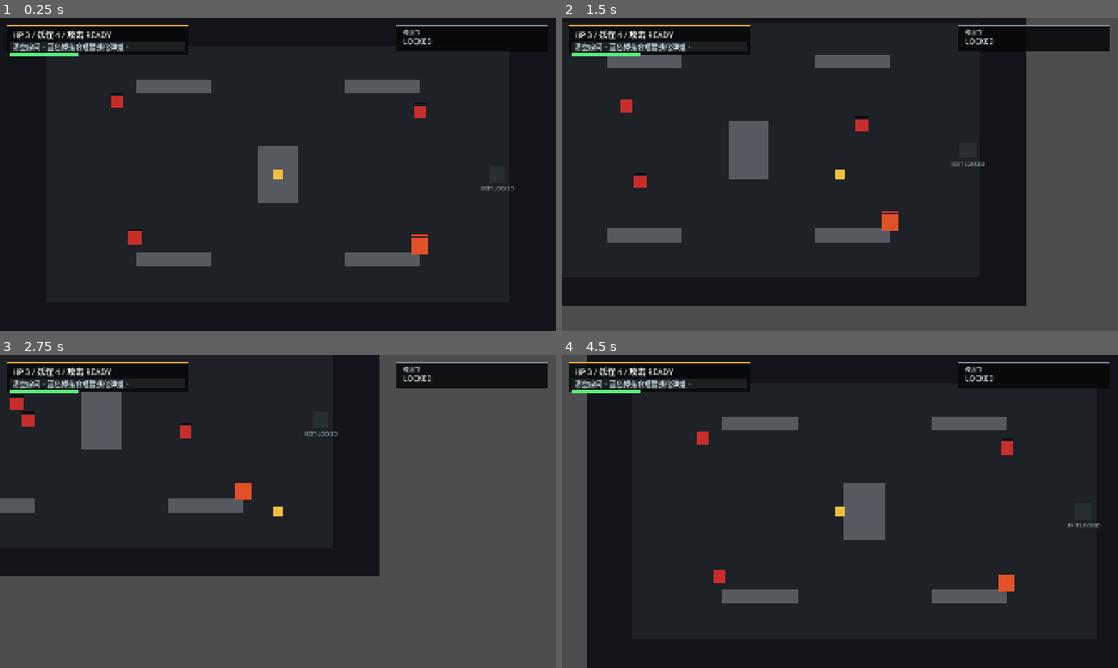
Above: before the commit, frames 1-4 (two rows, left to right).
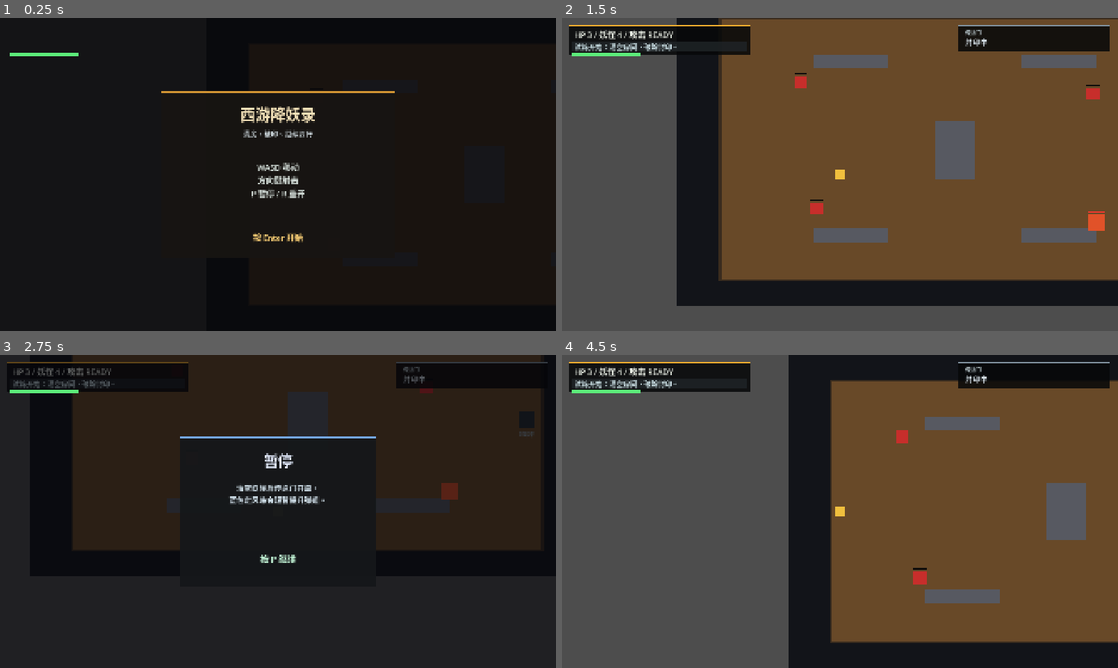
Above: after the commit, the same moments.

Repository: 1021333Liu/Game-Vibe-GoDot
Game: Godot game, scene res://scenes/main.tscn
The game is run twice, just before and just after one commit, with the same random seed, the same clock (stepped at 60 frames per second) and the same inputs.
Inputs:
- Up to frame 1 (0.25 s): no input
- Up to frame 2 (1.5 s): tap Enter at 0.5, 0.6 s; hold D (move_right) 0.53-1.28 s; tap P at 0.8, 1.35 s; hold S (move_down) from 1.28 s (still down)
- Up to frame 3 (2.75 s): tap Enter at 1.55, 2.1 s; release S (move_down) at 2.03 s; hold D (move_right) from 2.03 s (still down); tap P at 2.3 s
- Up to frame 4 (4.5 s): release D (move_right) at 2.78 s; hold W (move_up) 2.78-3.53 s; tap P at 2.85, 3.8 s; tap Enter at 3.05, 4.35 s; hold R 3.53-4.28 s; hold A (move_left) from 3.53 s (still down); tap Space at 4.25 s

The runs differ from the first frame. In frame 1, 8.4% of the frame differs, in the area x 1-99%, y 2-91%; in frame 2, 73%; in frame 3, 57%; in frame 4, 75%, in the area x 2-100%, y 0-100%.
Error before the commit: Cannot call method 'get_nodes_in_group' on a null value. (res://scripts/main.gd:322)
Error after the commit: Cannot call method 'get_nodes_in_group' on a null value. (res://scripts/main.gd:336)

Commit message:
Add Godot room flow and menu overlays

Diff:
--- a/scenes/main.tscn
+++ b/scenes/main.tscn
@@ -45,7 +45,7 @@
 offset_bottom = 90.0
 theme_override_colors/font_color = Color(0.55, 0.62, 0.66, 1)
 theme_override_font_sizes/font_size = 18
-text = "EXIT LOCKED"
+text = "封印中"
 horizontal_alignment = 1
 
 [node name="Player" type="CharacterBody2D" parent="." unique_id=230813088]
@@ -136,3 +136,108 @@
 theme_override_colors/font_color = Color(0.83, 0.87, 0.9, 1)
 theme_override_font_sizes/font_size = 26
 text = "封印中"
+
+[node name="StartOverlay" type="ColorRect" parent="CanvasLayer"]
+offset_right = 1920.0
+offset_bottom = 1080.0
+color = Color(0.03, 0.03, 0.04, 0.82)
+
+[node name="StartPanel" type="ColorRect" parent="CanvasLayer/StartOverlay"]
+offset_left = 560.0
+offset_top = 250.0
+offset_right = 1360.0
+offset_bottom = 830.0
+color = Color(0.09, 0.08, 0.07, 0.94)
+
+[node name="StartPanelAccent" type="ColorRect" parent="CanvasLayer/StartOverlay/StartPanel"]
+offset_right = 800.0
+offset_bottom = 8.0
+color = Color(0.82, 0.58, 0.2, 1)
+
+[node name="StartTitle" type="Label" parent="CanvasLayer/StartOverlay/StartPanel"]
+offset_left = 52.0
+offset_top = 42.0
+offset_right = 748.0
+offset_bottom = 112.0
+theme_override_colors/font_color = Color(0.95, 0.88, 0.72, 1)
+theme_override_font_sizes/font_size = 52
+text = "西游降妖录"
+horizontal_alignment = 1
+
+[node name="StartSubtitle" type="Label" parent="CanvasLayer/StartOverlay/StartPanel"]
+offset_left = 74.0
+offset_top = 132.0
+offset_right = 726.0
+offset_bottom = 194.0
+theme_override_colors/font_color = Color(0.78, 0.82, 0.84, 1)
+theme_override_font_sizes/font_size = 24
+text = "清房、破印、继续西行"
+horizontal_alignment = 1
+
+[node name="StartControls" type="Label" parent="CanvasLayer/StartOverlay/StartPanel"]
+offset_left = 74.0
+offset_top = 244.0
+offset_right = 726.0
+offset_bottom = 424.0
+theme_override_colors/font_color = Color(0.86, 0.9, 0.88, 1)
+theme_override_font_sizes/font_size = 28
+text = "WASD 移动\n方向键射击\nP 暂停 / R 重开"
+horizontal_alignment = 1
+
+[node name="StartHint" type="Label" parent="CanvasLayer/StartOverlay/StartPanel"]
+offset_left = 74.0
+offset_top = 486.0
+offset_right = 726.0
+offset_bottom = 552.0
+theme_override_colors/font_color = Color(1, 0.83, 0.47, 1)
+theme_override_font_sizes/font_size = 28
+text = "按 Enter 开始"
+horizontal_alignment = 1
+
+[node name="PauseOverlay" type="ColorRect" parent="CanvasLayer"]
+visible = false
+offset_right = 1920.0
+offset_bottom = 1080.0
+color = Color(0.02, 0.02, 0.04, 0.62)
+
+[node name="PausePanel" type="ColorRect" parent="CanvasLayer/PauseOverlay"]
+offset_left = 620.0
+offset_top = 280.0
+offset_right = 1300.0
+offset_bottom = 800.0
+color = Color(0.08, 0.09, 0.1, 0.94)
+
+[node name="PauseAccent" type="ColorRect" parent="CanvasLayer/PauseOverlay/PausePanel"]
+offset_right = 680.0
+offset_bottom = 8.0
+color = Color(0.46, 0.66, 0.92, 1)
+
+[node name="PauseTitle" type="Label" parent="CanvasLayer/PauseOverlay/PausePanel"]
+offset_left = 56.0
+offset_top = 48.0
+offset_right = 624.0
+offset_bottom = 112.0
+theme_override_colors/font_color = Color(0.9, 0.93, 1, 1)
+theme_override_font_sizes/font_size = 50
+text = "暂停"
+horizontal_alignment = 1
+
+[node name="PauseTips" type="Label" parent="CanvasLayer/PauseOverlay/PausePanel"]
+offset_left = 58.0
+offset_top = 158.0
+offset_right = 622.0
+offset_bottom = 370.0
+theme_override_colors/font_color = Color(0.82, 0.88, 0.92, 1)
+theme_override_font_sizes/font_size = 26
+text = "清空妖怪后传送门开启。\n蓝色定风珠会短暂提升弹道。"
+horizontal_alignment = 1
+
+[node name="PauseHint" type="Label" parent="CanvasLayer/PauseOverlay/PausePanel"]
+offset_left = 58.0
+offset_top = 402.0
+offset_right = 622.0
+offset_bottom = 476.0
+theme_override_colors/font_color = Color(0.78, 0.98, 0.86, 1)
+theme_override_font_sizes/font_size = 30
+text = "按 P 继续"
+horizontal_alignment = 1
--- a/scripts/main.gd
+++ b/scripts/main.gd
@@ -29,9 +29,15 @@
 var doors_open := false
 var ended := false
 var room_complete := false
+var run_complete := false
+var current_room_index := 0
+var room_templates: Array[Dictionary] = []
+var started := false
+var paused := false
 var shot_meter_fill: ColorRect
 
 @onready var player: CharacterBody2D = $Player
+@onready var room_border: Node2D = $RoomBorder
 @onready var walls_root: Node2D = $Walls
 @onready var enemies_root: Node2D = $Enemies
 @onready var bullets_root: Node2D = $Bullets
@@ -40,20 +46,29 @@
 @onready var exit_label: Label = $ExitHint/ExitLabel
 @onready var hud_label: Label = $CanvasLayer/HUD
 @onready var objective_label: Label = $CanvasLayer/Objective
+@onready var hud_panel: ColorRect = $CanvasLayer/HUDPanel
+@onready var hud_accent: ColorRect = $CanvasLayer/HUDAccent
+@onready var objective_panel: ColorRect = $CanvasLayer/ObjectivePanel
+@onready var door_status_accent: ColorRect = $CanvasLayer/DoorStatusAccent
+@onready var start_overlay: ColorRect = $CanvasLayer/StartOverlay
+@onready var pause_overlay: ColorRect = $CanvasLayer/PauseOverlay
 
 func _ready() -> void:
 	player.room_min = ROOM_MIN
 	player.room_max = ROOM_MAX
 	player.hurt.connect(_on_player_hurt)
-	_spawn_walls()
-	_spawn_enemies()
+	_draw_room_border()
+	room_templates = _build_room_templates()
 	_spawn_shot_meter()
-	_set_exit_locked()
+	_load_room(0, true)
+	_set_ui_running_state(false)
 	_update_hud()
 
 func _physics_process(delta: float) -> void:
 	if Input.is_key_pressed(KEY_R):
 		get_tree().reload_current_scene()
+	if not started or paused:
+		return
 	if ended:
 		return
 	shot_timer = maxf(0.0, shot_timer - delta)
@@ -117,14 +132,7 @@
 			bullets.remove_at(i)
 			_damage_enemy(hit_index, bullet.velocity.normalized())
 
-func _spawn_walls() -> void:
-	var walls := [
-		Rect2(470, 210, 260, 48),
-		Rect2(470, 810, 260, 48),
-		Rect2(1190, 210, 260, 48),
-		Rect2(1190, 810, 260, 48),
-		Rect2(890, 440, 140, 200),
-	]
+func _spawn_walls(walls: Array) -> void:
 	for wall_rect in walls:
 		var wall := ColorRect.new()
 		wall.position = wall_rect.position
@@ -133,13 +141,7 @@
 		wall.add_to_group("wall")
 		walls_root.add_child(wall)
 
-func _spawn_enemies() -> void:
-	var configs := [
-		{ "position": Vector2(360, 250), "velocity": Vector2(1, 0.75), "hp": 1 },
-		{ "position": Vector2(1450, 280), "velocity": Vector2(-0.8, 1), "hp": 1 },
-		{ "position": Vector2(420, 760), "velocity": Vector2(1, -0.9), "hp": 1 },
-		{ "position": Vector2(1420, 760), "velocity": Vector2(-1, -0.72), "hp": 2 },
-	]
+func _spawn_enemies(configs: Array) -> void:
 	for config in configs:
 		_spawn_enemy(config.position, config.velocity.normalized() * ENEMY_SPEED, config.hp)
 
@@ -226,6 +228,7 @@
 	pickup.size = PICKUP_SIZE
 	pickup.position = center_position - PICKUP_SIZE / 2.0
 	pickup.color = Color(0.2, 0.68, 1.0)
+	pickup.add_to_group("pickup")
 	add_child(pickup)
 	pickups.append({
 		"node": pickup,
@@ -270,30 +273,41 @@
 	doors_root.add_child(door)
 
 func _check_door_contact() -> void:
-	if not doors_open or room_complete:
+	if not doors_open or room_complete or run_complete:
 		return
 	var player_rect := Rect2(player.position - PLAYER_SIZE / 2.0, PLAYER_SIZE)
 	for door in doors_root.get_children():
 		if player_rect.intersects(Rect2(door.position, door.size)):
 			room_complete = true
-			ended = true
-			_show_room_message("本房间通过：下一轮接入随机八十一难路线", 999.0)
+			var next_room_index := current_room_index + 1
+			if next_room_index >= room_templates.size():
+				run_complete = true
+				ended = true
+				_show_room_message("三间试炼已通关：按 R 重开", 999.0)
+			else:
+				_load_room(next_room_index, false)
 
 func _set_exit_locked() -> void:
 	exit_hint.color = LOCKED_EXIT_COLOR
-	exit_label.text = "EXIT LOCKED"
+	exit_label.text = "封印中"
 	var door_status := get_node_or_null("CanvasLayer/DoorStatus")
 	if door_status is Label:
-		door_status.text = "LOCKED"
+		door_status.text = "封印中"
 		door_status.add_theme_color_override("font_color", Color(0.83, 0.87, 0.9))
+	door_status_accent.color = Color(0.5, 0.57, 0.62, 1)
+	hud_accent.color = Color(0.95, 0.68, 0.18, 1)
+	objective_panel.color = Color(0.12, 0.14, 0.15, 0.82)
 
 func _set_exit_open() -> void:
 	exit_hint.color = OPEN_EXIT_COLOR
-	exit_label.text = "EXIT OPEN"
+	exit_label.text = "已开启"
 	var door_status := get_node_or_null("CanvasLayer/DoorStatus")
 	if door_status is Label:
-		door_status.text = "OPEN"
+		door_status.text = "已开启"
 		door_status.add_theme_color_override("font_color", OPEN_EXIT_COLOR)
+	door_status_accent.color = Color(0.33, 0.82, 0.46, 1)
+	hud_accent.color = Color(0.34, 0.84, 0.48, 1)
+	objective_panel.color = Color(0.1, 0.18, 0.13, 0.86)
 
 func _update_enemy_status(enemy: Dictionary) -> void:
 	var hp_fill: ColorRect = enemy.hp_fill
@@ -350,6 +364,85 @@
 	room_message = message
 	message_timer = duration
 	objective_label.text = room_message
+
+func _clear_node_children(node: Node) -> void:
+	for child in node.get_children():
+		child.queue_free()
+
+func _build_room_templates() -> Array[Dictionary]:
+	return [
+		{
+			"id": "combat",
+			"name": "普通战斗",
+			"walls": [
+				Rect2(470, 210, 260, 48),
+				Rect2(470, 810, 260, 48),
+				Rect2(1190, 210, 260, 48),
+				Rect2(1190, 810, 260, 48),
+				Rect2(890, 440, 140, 200),
+			],
+			"enemies": [
+				{ "position": Vector2(360, 250), "velocity": Vector2(1, 0.75), "hp": 1 },
+				{ "position": Vector2(1450, 280), "velocity": Vector2(-0.8, 1), "hp": 1 },
+				{ "position": Vector2(420, 760), "velocity": Vector2(1, -0.9), "hp": 1 },
+				{ "position": Vector2(1420, 760), "velocity": Vector2(-1, -0.72), "hp": 2 },
+			],
+		},
+		{
+			"id": "elite",
+			"name": "精英房",
+			"walls": [
+				Rect2(360, 300, 220, 44),
+				Rect2(360, 720, 220, 44),
+				Rect2(1340, 300, 220, 44),
+				Rect2(1340, 720, 220, 44),
+				Rect2(840, 300, 240, 56),
+				Rect2(840, 724, 240, 56),
+			],
+			"enemies": [
+				{ "position": Vector2(960, 520), "velocity": Vector2(1, 0.4), "hp": 4 },
+				{ "position": Vector2(560, 500), "velocity": Vector2(1, -0.7), "hp": 1 },
+				{ "position": Vector2(1320, 520), "velocity": Vector2(-1, 0.75), "hp": 1 },
+			],
+		},
+		{
+			"id": "rest",
+			"name": "宝物休整",
+			"walls": [
+				Rect2(620, 300, 120, 40),
+				Rect2(1180, 300, 120, 40),
+				Rect2(620, 740, 120, 40),
+				Rect2(1180, 740, 120, 40),
+			],
+			"enemies": [],
+		},
+	]
+
+func _load_room(room_index: int, is_first_room: bool) -> void:
+	current_room_index = clampi(room_index, 0, max(0, room_templates.size() - 1))
+	room_complete = false
+	ended = false
+	doors_open = false
+	message_timer = 0.0
+	room_message = ""
+	bullets.clear()
+	enemies.clear()
+	pickups.clear()
+	_clear_node_children(bullets_root)
+	_clear_node_children(enemies_root)
+	_clear_node_children(doors_root)
+	_clear_node_children(walls_root)
+	for pickup in get_tree().get_nodes_in_group("pickup"):
+		pickup.queue_free()
+	_set_exit_locked()
+	var room_config := room_templates[current_room_index]
+	_spawn_walls(room_config.walls)
+	_spawn_enemies(room_config.enemies)
+	player.global_position = Vector2(ROOM_MIN.x + 88.0, (ROOM_MIN.y + ROOM_MAX.y) * 0.5)
+	if room_config.enemies.is_empty():
+		_open_doors()
+	var prefix := "进入" if is_first_room else "抵达"
+	_show_room_message("%s：%s (%d/%d)" % [prefix, room_config.name, current_room_index + 1, room_templates.size()], 2.0)
 
 func _update_hud() -> void:
 	var cooldown := _current_shot_cooldown()
@@ -369,3 +462,47 @@
 
 func _on_player_hurt() -> void:
 	_show_room_message("受伤：短暂无敌", 1.2)
+
+func _unhandled_input(event: InputEvent) -> void:
+	if event is InputEventKey and event.pressed and not event.echo:
+		if event.keycode == KEY_ENTER and not started:
+			_start_run()
+			return
+		if event.keycode == KEY_P and started and not ended:
+			_set_paused_state(not paused)
+
+func _draw_room_border() -> void:
+	var outer := ColorRect.new()
+	outer.position = ROOM_MIN - Vector2(14, 14)
+	outer.size = (ROOM_MAX - ROOM_MIN) + Vector2(28, 28)
+	outer.color = Color(0.24, 0.18, 0.12, 0.92)
+	room_border.add_child(outer)
+	var inner := ColorRect.new()
+	inner.position = ROOM_MIN - Vector2(8, 8)
+	inner.size = (ROOM_MAX - ROOM_MIN) + Vector2(16, 16)
+	inner.color = Color(0.43, 0.3, 0.16, 0.9)
+	room_border.add_child(inner)
+
+func _set_ui_running_state(running: bool) -> void:
+	start_overlay.visible = not running
+	hud_panel.visible = running
+	hud_accent.visible = running
+	objective_panel.visible = running
+	$CanvasLayer/HUD.visible = running
+	$CanvasLayer/Objective.visible = running
+	$CanvasLayer/DoorStatusPanel.visible = running
+	$CanvasLayer/DoorStatusTitle.visible = running
+	$CanvasLayer/DoorStatus.visible = running
+	$CanvasLayer/DoorStatusAccent.visible = running
+	$ExitHint.visible = running
+
+func _start_run() -> void:
+	started = true
+	paused = false
+	_set_ui_running_state(true)
+	_set_paused_state(false)
+	_show_room_message("试炼开始：清空房间，破除封印。", 1.6)
+
+func _set_paused_state(value: bool) -> void:
+	paused = value
+	pause_overlay.visible = paused
Not shown, changed: README.md
